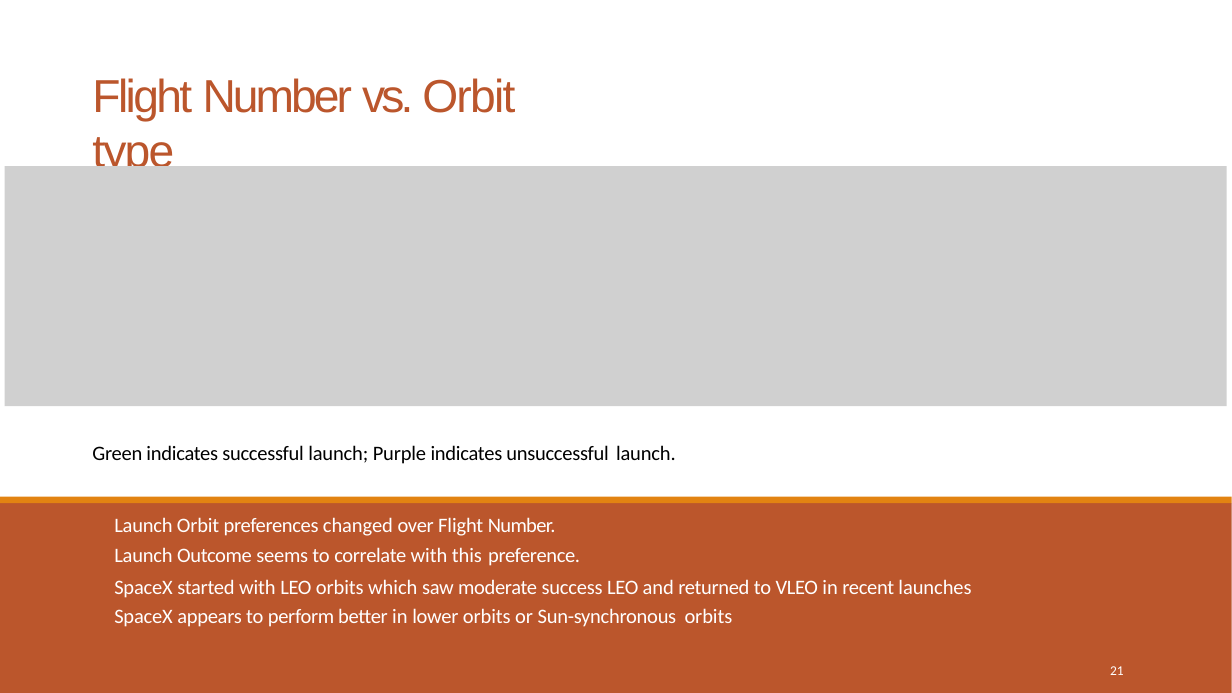
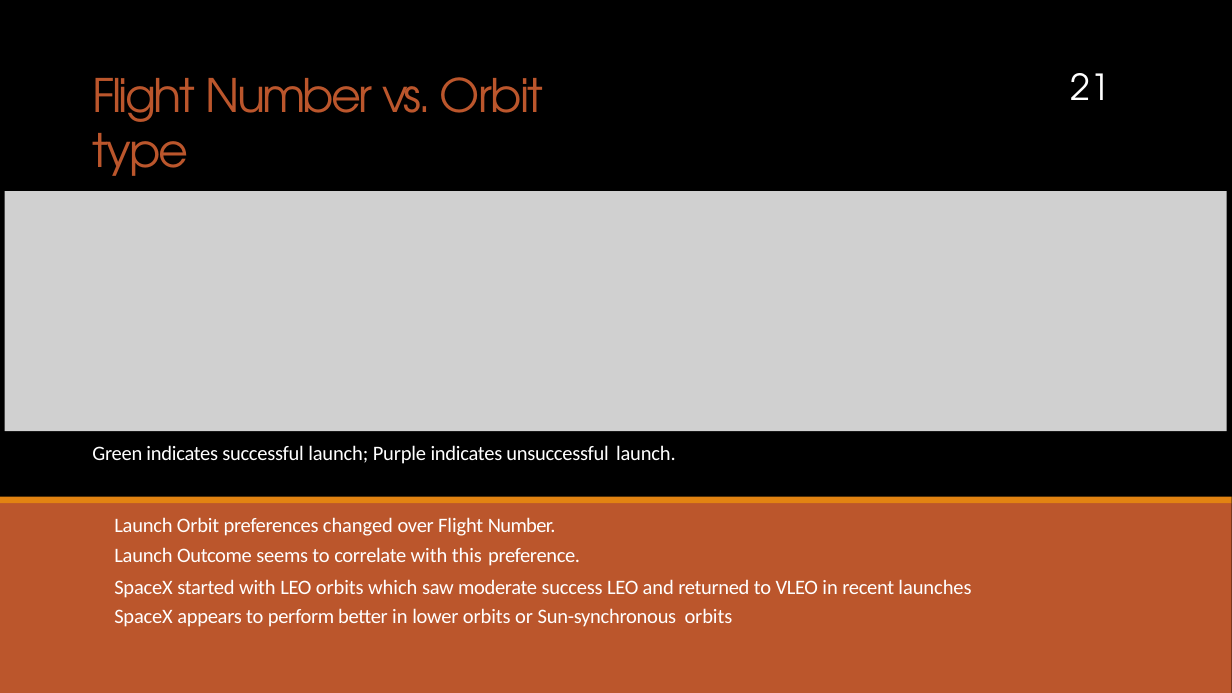
Before and after one commit to Ayyodeji/Applied_Data_Science_Capstone, a slide deck: slide 21 of Week 5 Present Your Data-Driven Insights/Data Science Journey.pptx. Drawn at 1232x693 pixels with LibreOffice and Linux fonts; fonts in the diff are those of the drawing; grey boxes stand for pictures; background and template pictures are left out. Boxes give left, top, right and bottom in pixels: in the first picture for what was removed or moved away, otherwise in the second. Text is boxed around its words. In the diff, an @@ line names an element or a change of style, - is before the commit and + after.

```diff
--- a/Week 5 Present Your Data-Driven Insights/Data Science Journey.pptx
+++ b/Week 5 Present Your Data-Driven Insights/Data Science Journey.pptx
@@ background #FFFFFF to picture (left out) @@
@@ page number moved from (x1=1110, y1=666, x2=1124, y2=675) to (x1=1070, y1=73, x2=1110, y2=100) @@
@@ page number at (x1=1070, y1=73, x2=1110, y2=100): size 10.5 to 28 pt, font Calibri to TeX Gyre Adventor; alignment left to centre; vertical alignment top to bottom @@
@@ title "Flight Number vs. Orbit type" at (x1=92, y1=77, x2=543, y2=176): font Arial to TeX Gyre Adventor @@
@@ picture moved from (x1=5, y1=166, x2=1227, y2=407) to (x1=5, y1=191, x2=1227, y2=432) @@
@@ text "Green indicates successful launch; Purple ..." at (x1=92, y1=445, x2=676, y2=464): text colour #000000 to #FFFFFF @@
```
Also in this commit, not shown: 45 other slides changed, 1 slide removed, 1 other file.
